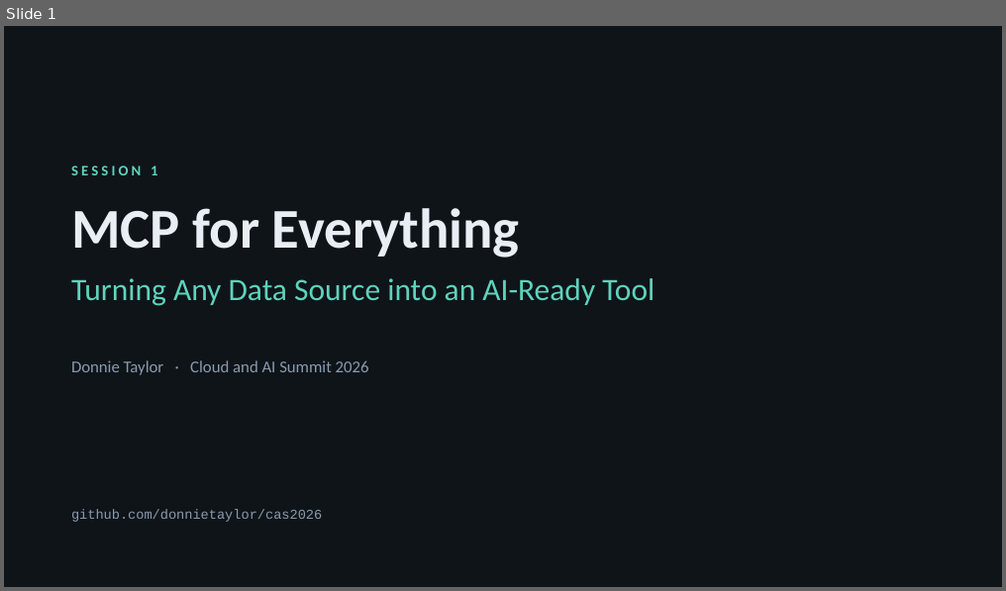
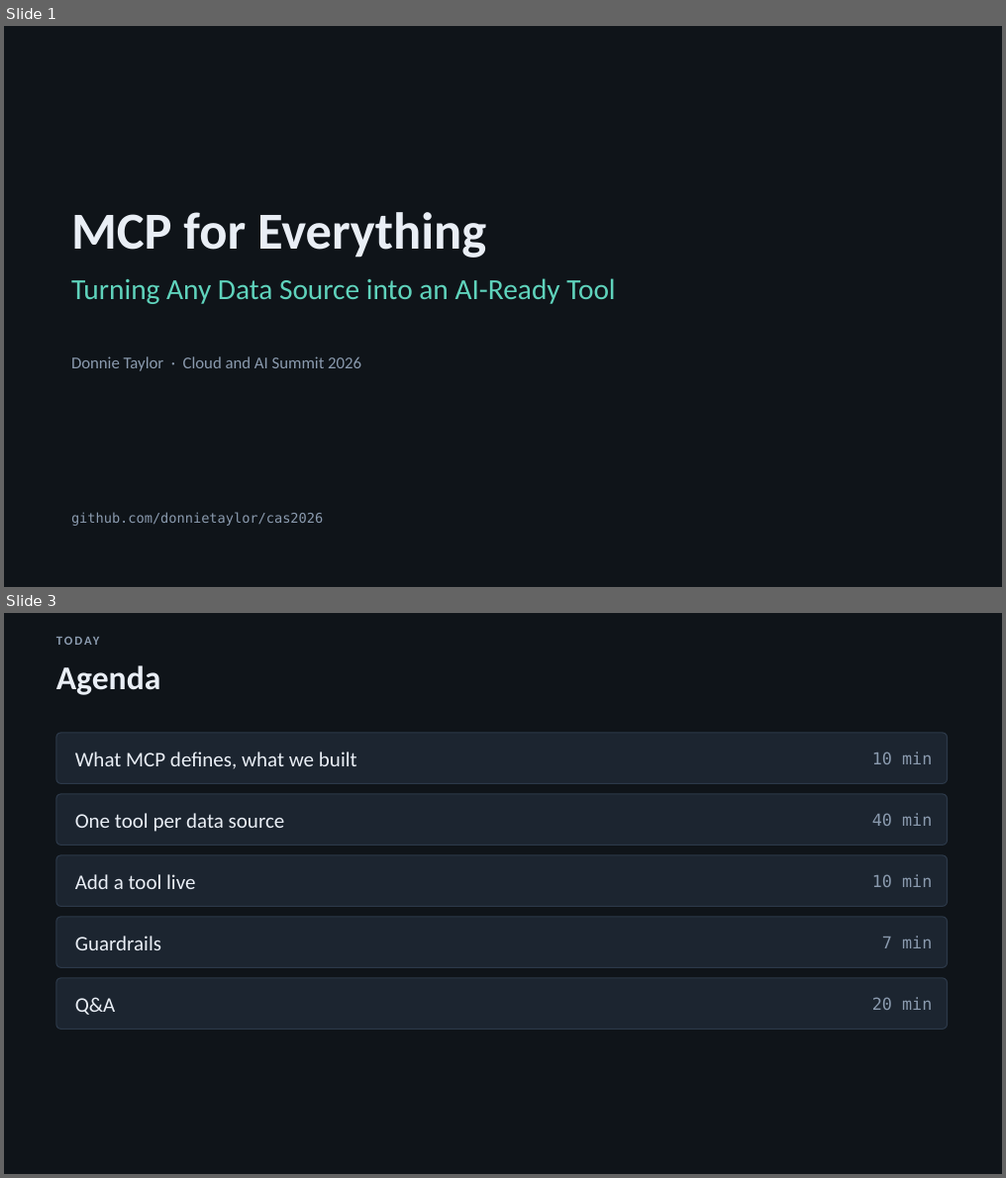
Before and after one commit to donnietaylor/cas2026, a slide deck: mcp-for-everything/slides/session1-mcp-for-everything.pptx. Shown one above the other, each under a label of ours: slide 1 before the commit, slides 1 and 3 after it; the slides between them are not shown. The pictures are 1006x591 and 1006x1178 pixels, drawn with LibreOffice and Linux fonts; fonts in the diff are those of the drawing. Boxes give left, top, right and bottom in pixels: in the first picture for what was removed or moved away, otherwise in the second. Text is boxed around its words. In the diff, an @@ line names an element or a change of style, - is before the commit and + after.

```diff
--- a/mcp-for-everything/slides/session1-mcp-for-everything.pptx
+++ b/mcp-for-everything/slides/session1-mcp-for-everything.pptx
@@ slide 3 added at (x1=4, y1=613, x2=1002, y2=1174), background #0F1419 @@
@@ text added at (x1=56, y1=630, x2=949, y2=651), 12 pt, text #8A9AAE, bold @@
+TODAY
@@ text added at (x1=56, y1=665, x2=160, y2=695), 32 pt, text #E9EEF5, bold @@
+Agenda
@@ rounded rectangle added at (x1=56, y1=733, x2=947, y2=783), fill #1C2530, outline #2C3949 1 pt @@
@@ text added at (x1=75, y1=752, x2=357, y2=769), 20 pt, text #E9EEF5 @@
+What MCP defines, what we built
@@ text added at (x1=872, y1=752, x2=932, y2=764), 16 pt, text #8A9AAE @@
+10 min
@@ rounded rectangle added at (x1=56, y1=794, x2=947, y2=845), fill #1C2530, outline #2C3949 1 pt @@
@@ text added at (x1=75, y1=813, x2=285, y2=832), 20 pt, text #E9EEF5 @@
+One tool per data source
@@ text added at (x1=872, y1=813, x2=932, y2=826), 16 pt, text #8A9AAE @@
+40 min
@@ rounded rectangle added at (x1=56, y1=856, x2=947, y2=906), fill #1C2530, outline #2C3949 1 pt @@
@@ text added at (x1=75, y1=874, x2=195, y2=889), 20 pt, text #E9EEF5 @@
+Add a tool live
@@ text added at (x1=872, y1=874, x2=932, y2=887), 16 pt, text #8A9AAE @@
+10 min
@@ rounded rectangle added at (x1=56, y1=917, x2=947, y2=967), fill #1C2530, outline #2C3949 1 pt @@
@@ text added at (x1=75, y1=936, x2=161, y2=951), 20 pt, text #E9EEF5 @@
+Guardrails
@@ text added at (x1=882, y1=936, x2=932, y2=949), 16 pt, text #8A9AAE @@
+7 min
@@ rounded rectangle added at (x1=56, y1=978, x2=947, y2=1029), fill #1C2530, outline #2C3949 1 pt @@
@@ text added at (x1=75, y1=997, x2=116, y2=1015), 20 pt, text #E9EEF5 @@
+Q&A
@@ text added at (x1=872, y1=997, x2=932, y2=1010), 16 pt, text #8A9AAE @@
+20 min
@@ slide 1 changed as well @@
@@ text removed at (x1=71, y1=166, x2=157, y2=175) @@
-SESSION 1
@@ text "MCP for Everything" at (x1=71, y1=212, x2=486, y2=258): size 54 to 50 pt @@
@@ text "Turning Any Data Source into ..." at (x1=71, y1=278, x2=615, y2=304): size 30 to 28 pt @@
@@ text "Donnie Taylor · Cloud and ..." rewrapped from (x1=71, y1=361, x2=369, y2=375) to (x1=71, y1=357, x2=361, y2=372) @@
@@ text "github.com/donnietaylor/cas2026" at (x1=71, y1=512, x2=323, y2=526): font Courier New to DejaVu Sans Mono @@
```
Also in this commit, not shown: 1 other slide changed, 18 other slides added, 15 slides removed, 23 other files.
